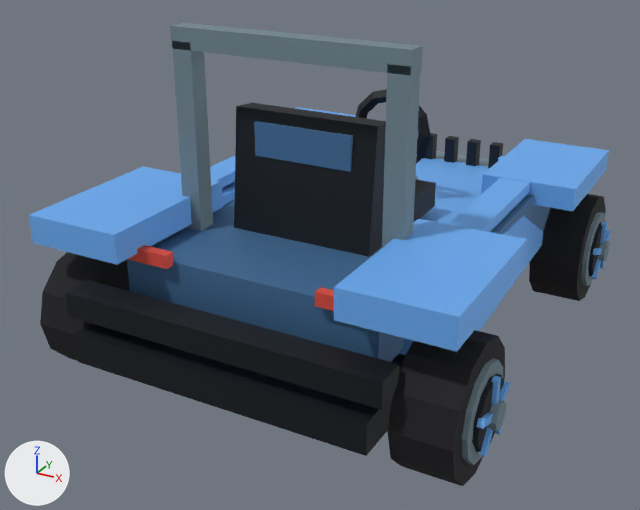
An edit to the glTF model DLC/BlazBlue/assets/kart/blazblue/jin/kart.glb, drawn before and after from the same camera.
One viewpoint serves both versions: a 50 mm lens placed at (1.94, -3.91, 2.32), pointed at (-0.14, -0.12, 0.43). Every picture has the same lights, and +X, +Y and +Z are marked at lower left. The first picture is the older version. Where no turn or scale is listed for an object, it has been applied to the vertices. Vertices at exactly the same position are counted once.

Names of what the first picture shows: 'chassis', 'wheel-front-right', 'wheel-rear-left', 'wheel-rear-right'.
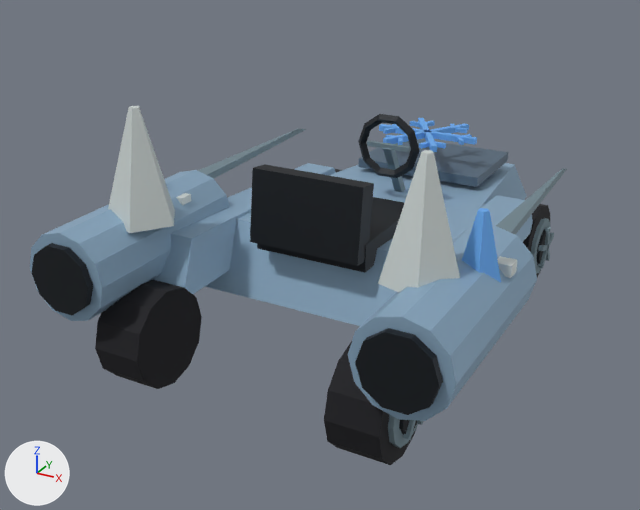
Pixel boxes [x1, y1, x2, y2] of what changed, in the pictures (640 x 510 px):
'chassis', deleted: before [29, 23, 609, 456]
'identity-speeder-speeder-long-cowl-and-stern-turbines', added (blue): after [30, 139, 537, 421]
'wheel-rear-right', reshaped, moved (19% narrower, 20% shorter): before [387, 330, 510, 486]; after [324, 341, 423, 465]
'identity-speeder-driver-cockpit', added: after [250, 114, 419, 273]
'identity-speeder-motif-crystals', added: after [108, 106, 501, 292]
'wheel-rear-left', reshaped, moved: before [40, 252, 130, 361]; after [95, 280, 202, 389]
'wheel-front-right', reshaped, moved: before [529, 194, 611, 301]; after [523, 204, 554, 277]
'identity-speeder-motif-swords', added: after [176, 129, 567, 278]
'identity-speeder-motif-snow', added (blue): after [379, 118, 477, 152]
part 2 of me_wheel_front_right, added: after [537, 229, 546, 264]
part 3 of me_wheel_front_right, added: after [545, 226, 551, 247]
part 4 of me_wheel_front_right, rebuilt: before [529, 194, 606, 301]; after [523, 204, 551, 277]
part 5 of me_wheel_front_right, cut back: before [581, 212, 611, 286]; after [538, 232, 554, 268]
part 6 of me_wheel_rear_right, added (mostly hidden): after [399, 419, 418, 435]
part 7 of me_wheel_rear_right, rebuilt: before [387, 330, 505, 486]; after [324, 341, 418, 465]
part 8 of me_wheel_rear_right, cut back (mostly hidden afterwards): before [462, 358, 510, 465]; after [403, 420, 423, 440]

What changed in the scene script:
```text
Change me_wheel_rear_left:
    remove me_wheel_rear_left.from_pydata(...)  # 132 vertices, 228 faces; spans x -0.22..0.135, y -0.31..0.31, z -0.31..0.31
    add me_wheel_rear_left.from_pydata(...)  # 113 vertices, 196 faces; spans x -0.183..0.125, y -0.25..0.25, z -0.25..0.25
    me_wheel_rear_left part 1: the loose piece of 26 vertices spanning x -0.135..0.135, y -0.31..0.31, z -0.31..0.31 is rebuilt with 51 vertices and now spans x -0.149..0.125, y -0.25..0.25, z -0.25..0.25
    other edits to the shape of me_wheel_rear_left do not show in these pictures
Change me_wheel_front_right:
    remove me_wheel_front_right.from_pydata(...)  # 132 vertices, 228 faces; spans x -0.135..0.22, y -0.31..0.31, z -0.31..0.31
    add me_wheel_front_right.from_pydata(...)  # 113 vertices, 196 faces; spans x -0.125..0.183, y -0.25..0.25, z -0.25..0.25
    me_wheel_front_right part 2: a new loose piece, a 10-sided cylinder along x spanning x 0.141..0.166, y -0.107..0.107, z -0.112..0.113, in mat_wheel_vertex_colours
    me_wheel_front_right part 3: a new loose piece, a box spanning x 0.157..0.183, y -0.015..0.015, z 0.0..0.125, in mat_wheel_vertex_colours
    me_wheel_front_right part 4: the loose piece of 26 vertices spanning x -0.135..0.135, y -0.31..0.31, z -0.31..0.31 is rebuilt with 51 vertices and now spans x -0.125..0.149, y -0.25..0.25, z -0.25..0.25
    me_wheel_front_right part 5: 106 vertices removed from x 0.133..0.22, y -0.217..0.217, z -0.217..0.217; 32 vertices added at x 0.157..0.183, y -0.124..0.124, z -0.11..0.053
Change me_wheel_rear_right:
    remove me_wheel_rear_right.from_pydata(...)  # 132 vertices, 228 faces; spans x -0.135..0.22, y -0.31..0.31, z -0.31..0.31
    add me_wheel_rear_right.from_pydata(...)  # 113 vertices, 196 faces; spans x -0.125..0.183, y -0.25..0.25, z -0.25..0.25
    me_wheel_rear_right part 6: a new loose piece, a 10-sided cylinder along x spanning x 0.141..0.166, y -0.107..0.107, z -0.112..0.113, in mat_wheel_vertex_colours
    me_wheel_rear_right part 7: the loose piece of 26 vertices spanning x -0.135..0.135, y -0.31..0.31, z -0.31..0.31 is rebuilt with 51 vertices and now spans x -0.125..0.149, y -0.25..0.25, z -0.25..0.25
    me_wheel_rear_right part 8: 106 vertices removed from x 0.133..0.22, y -0.217..0.217, z -0.217..0.217; 32 vertices added at x 0.157..0.183, y -0.124..0.124, z -0.11..0.053
    other edits to the shape of me_wheel_rear_right do not show in these pictures
Remove ob_chassis:
    ob_chassis = bpy.data.objects.new('chassis', me_chassis)
Change ob_wheel_rear_left:
    ob_wheel_rear_left.location: (-0.915, -0.945, 0.31) -> (-0.61, -0.98, 0.25)
Change ob_wheel_front_right:
    ob_wheel_front_right.location: (0.915, 0.945, 0.31) -> (0.61, 0.98, 0.25)
Change ob_wheel_rear_right:
    ob_wheel_rear_right.location: (0.915, -0.945, 0.31) -> (0.61, -0.98, 0.25)
Add ob_identity_speeder_motif_crystals:
    ob_identity_speeder_motif_crystals = bpy.data.objects.new('identity-speeder-motif-crystals', me_identity_speeder_motif_crystals)  # 48 vertices, 80 faces; spans x -0.99..1.01, y -1.0..-0.54, z 0.7..1.32
    ob_identity_speeder_motif_crystals.location = (0.0, 0.0, 0.0)
Add ob_identity_speeder_motif_snow:
    ob_identity_speeder_motif_snow = bpy.data.objects.new('identity-speeder-motif-snow', me_identity_speeder_motif_snow)  # 132 vertices, 216 faces; spans x -0.31..0.31, y 0.683..1.237, z 0.822..0.858
    ob_identity_speeder_motif_snow.location = (0.0, 0.0, 0.0)
Add ob_identity_speeder_motif_swords:
    ob_identity_speeder_motif_swords = bpy.data.objects.new('identity-speeder-motif-swords', me_identity_speeder_motif_swords)  # 48 vertices, 72 faces; spans x -1.02..1.02, y -0.91..0.98, z 0.74..0.8
    ob_identity_speeder_motif_swords.location = (0.0, 0.0, 0.0)
Add ob_identity_speeder_driver_cockpit:
    ob_identity_speeder_driver_cockpit = bpy.data.objects.new('identity-speeder-driver-cockpit', me_identity_speeder_driver_cockpit)  # 80 vertices, 140 faces; spans x -0.3..0.3, y -0.557..0.679, z 0.459..1.086
    ob_identity_speeder_driver_cockpit.location = (0.0, 0.0, 0.0)
Add ob_identity_speeder_speeder_long_cowl_and_stern_turbines:
    ob_identity_speeder_speeder_long_cowl_and_stern_turbines = bpy.data.objects.new('identity-speeder-speeder-long-cowl-and-stern-turbines', me_identity_speeder_speeder_long_cowl_and_stern_turbines)  # 128 vertices, 224 faces; spans x -1.05..1.05, y -1.31..1.67, z 0.29..0.83
    ob_identity_speeder_speeder_long_cowl_and_stern_turbines.location = (0.0, 0.0, 0.0)
```
